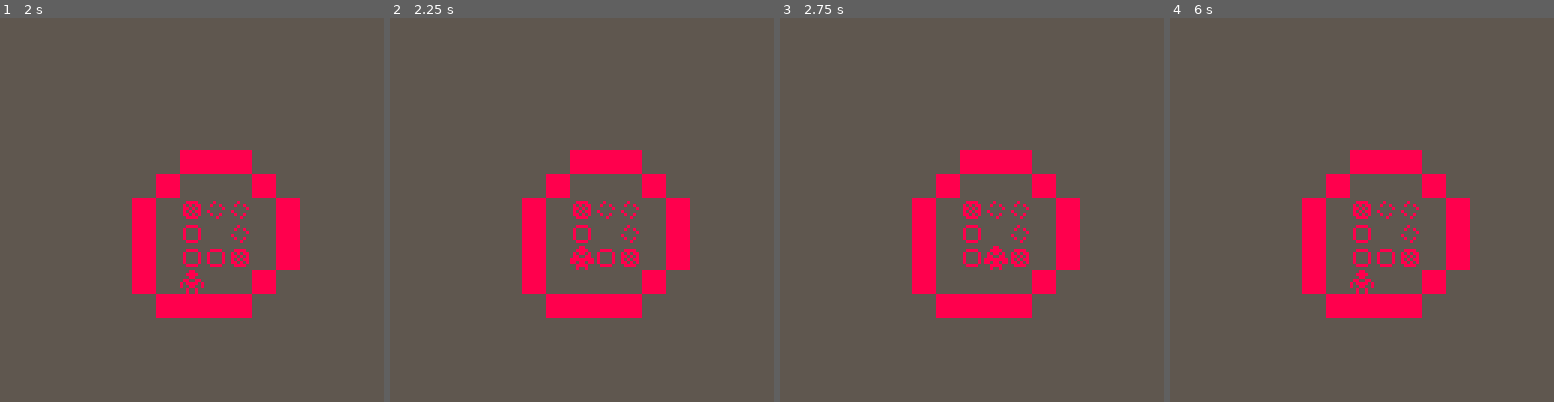
Above: before the commit, frames 1-4 (left to right).
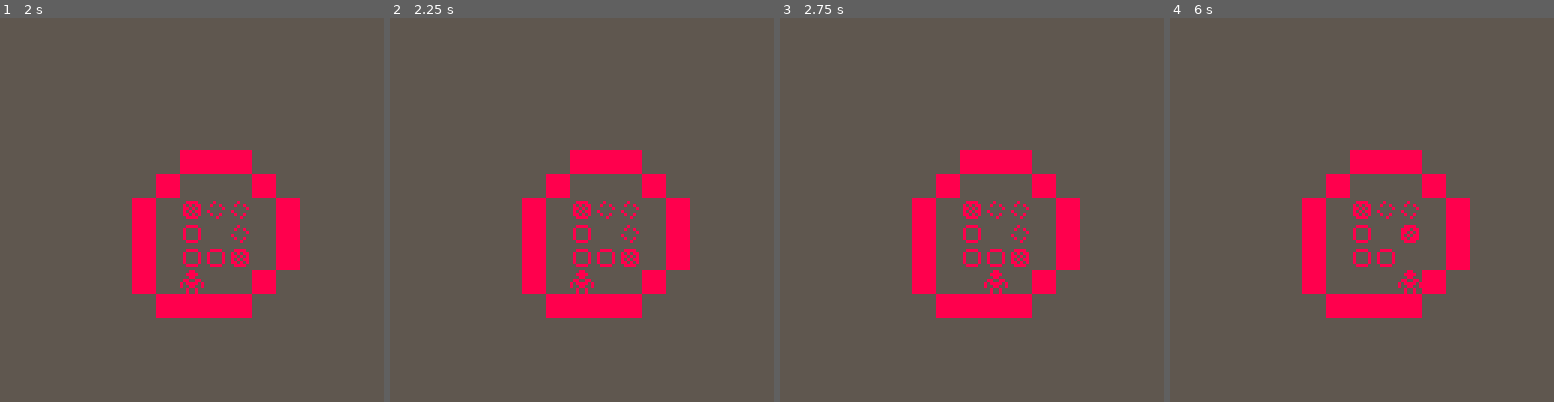
Above: after the commit, the same moments.

Repository: monsieurluge/pico8
Game: PICO-8 cartridge sokoban.p8
Two runs of this game, one before a commit and one after it. Both use one fixed random seed, a clock stepped at 60 frames per second and the inputs below.
Inputs:
- Up to frame 1 (2 s): hold Right from 1.6 s (still down)
- Up to frame 2 (2.25 s): release Right at 2.1 s; hold Up from 2.15 s (still down)
- Up to frame 3 (2.75 s): release Up at 2.42 s; hold Right from 2.47 s (still down)
- Up to frame 4 (6 s): release Right at 3.03 s; hold Left 3.08-3.58 s; hold Down 3.63-3.97 s; hold Right 4.02-4.68 s; hold Up 4.73-5.03 s; hold Left 5.08-5.68 s; hold Down from 5.73 s (still down)

Frame 1 is identical in both runs. In frame 2, 0.3% of the frame differs, in the area x 46-54%, y 59-72%; in frame 3, 0.3%; in frame 4, 0.6%, in the area x 46-66%, y 53-72%.

Commit message:
sokoban:move the objects

Diff:
--- a/sokoban.p8
+++ b/sokoban.p8
@@ -42,6 +42,50 @@
 
   self:load_static()
   self:load_objects(plyr)
+end
+
+function level:add_move_to(obj)
+  function obj:move(delta)
+    self.pos.x+=delta.x
+    self.pos.y+=delta.y
+  end
+end
+
+function level:at(pos)
+  for k,v in pairs(self.objects) do
+    if v.pos.x==pos.x
+    and v.pos.y==pos.y
+    then
+      return v
+    end
+  end
+  return nil
+end
+
+function level:can_move(obj,delta)
+  local nextpos = {
+    x=obj.pos.x + delta.x,
+    y=obj.pos.y + delta.y,
+  }
+  if (not self:in_bounds(nextpos)) return false
+  local nexttile=self.content[nextpos.x][nextpos.y]
+  if not nexttile.traversable then
+    return false
+  end
+  local nextobj=self:at(nextpos)
+  if nextobj==nil then
+    return true
+  elseif obj.player then
+    if self:can_move(nextobj,delta) then
+      self:move_to(nextobj,delta)
+      return true
+    else
+      return false
+    end
+  else
+    return false
+  end
+  return true
 end
 
 function level:draw(plyr)
@@ -80,6 +124,13 @@
       )
     end
   )
+end
+
+function level:in_bounds(pos)
+  return pos.x >= 1
+    and pos.x <= self.width
+    and pos.y >= 1
+    and pos.y <= self.height
 end
 
 function level:load_static()
@@ -116,21 +167,29 @@
   self.objects={}
   for x=1,self.width do
     for y=1,self.height do
-      local tile=mget(x-1,y-1)
-      if tile==1 then
+      local target=mget(x-1,y-1)
+      local obj=nil
+      if target==1 then
         plyr:init({x=x,y=y})
-      elseif tile==2 then
-        add(self.objects,{
+        self:add_move_to(plyr)
+      end
+      if target==2 then
+        obj={
           sprite=2,
           pos={x=x,y=y},
           player=false
-        })
-      elseif tile==3 then
-        add(self.objects,{
+        }
+      end
+      if target==3 then
+        obj={
           sprite=3,
           pos={x=x,y=y},
           player=false
-        })
+        }
+      end
+      if obj!=nil then
+        self:add_move_to(obj)
+        add(self.objects,obj)
       end
     end
   end
@@ -140,25 +199,6 @@
   if self:can_move(obj,delta) then
     obj:move(delta)
   end
-end
-
-function level:can_move(obj,delta)
-  local nextpos = {
-    x=obj.pos.x + delta.x,
-    y=obj.pos.y + delta.y,
-  }
-  if nextpos.x < 1
-  or nextpos.x > self.width
-  or nextpos.y < 1
-  or nextpos.y > self.height
-  then
-    return false
-  end
-  local nexttile=self.content[nextpos.x][nextpos.y]
-  if not nexttile.traversable then
-    return false
-  end
-  return true
 end
 
 -- levels ---------------------
@@ -205,11 +245,6 @@
 
 function player:move_down()
   level:move_to(self,{x=0,y=1})
-end
-
-function player:move(delta)
-  self.pos.x+=delta.x
-  self.pos.y+=delta.y
 end
 
 __gfx__
